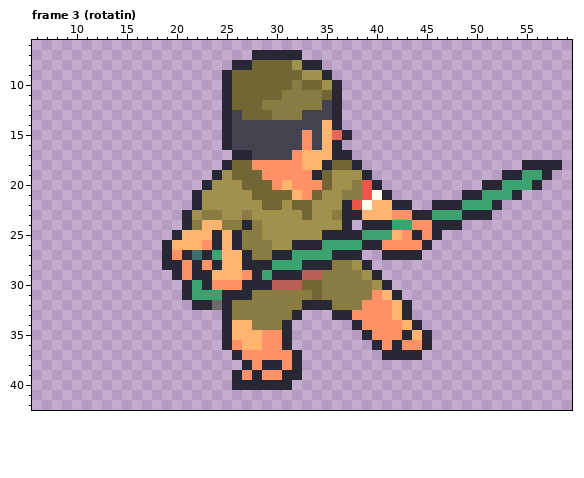
Two versions of one pixel-art file, ASSETS_AND_ASSEPRITE_FILES/Characters/Tomo.aseprite. The picture above is the old version.
64x64 pixels, 7 frames. Shown: frame 3 (rotatin): x 6..59, y 6..42.
Now the later version:
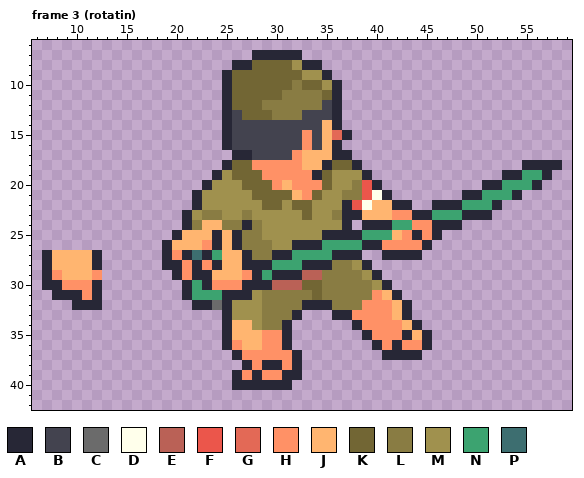
Palette (. is transparent): A #272736  B #43434f  C #6b6b6b  D #ffffeb  E #ba6156  F #eb564b  G #e36956  H #ff9166  J #ffb570  K #726634  L #897c43  M #a0914e  N #3ca370  P #3d6e70
Difference:
Frame 3 (rotatin), layer "Rotation":
y 27..28: x 7..12 ...... -> AJJJJA
y 29: x 7..12 ...... -> AHJJJH
y 30: x 7..12 ...... -> AAHHHA
y 31: x 8..12 ..... -> AAAHA; x 28 L -> M
y 32: x 10..12 ... -> AAA; x 26..28 LLL -> MMM
y 33: x 26..28 LLL -> MMM
y 34: x 28 L -> M
